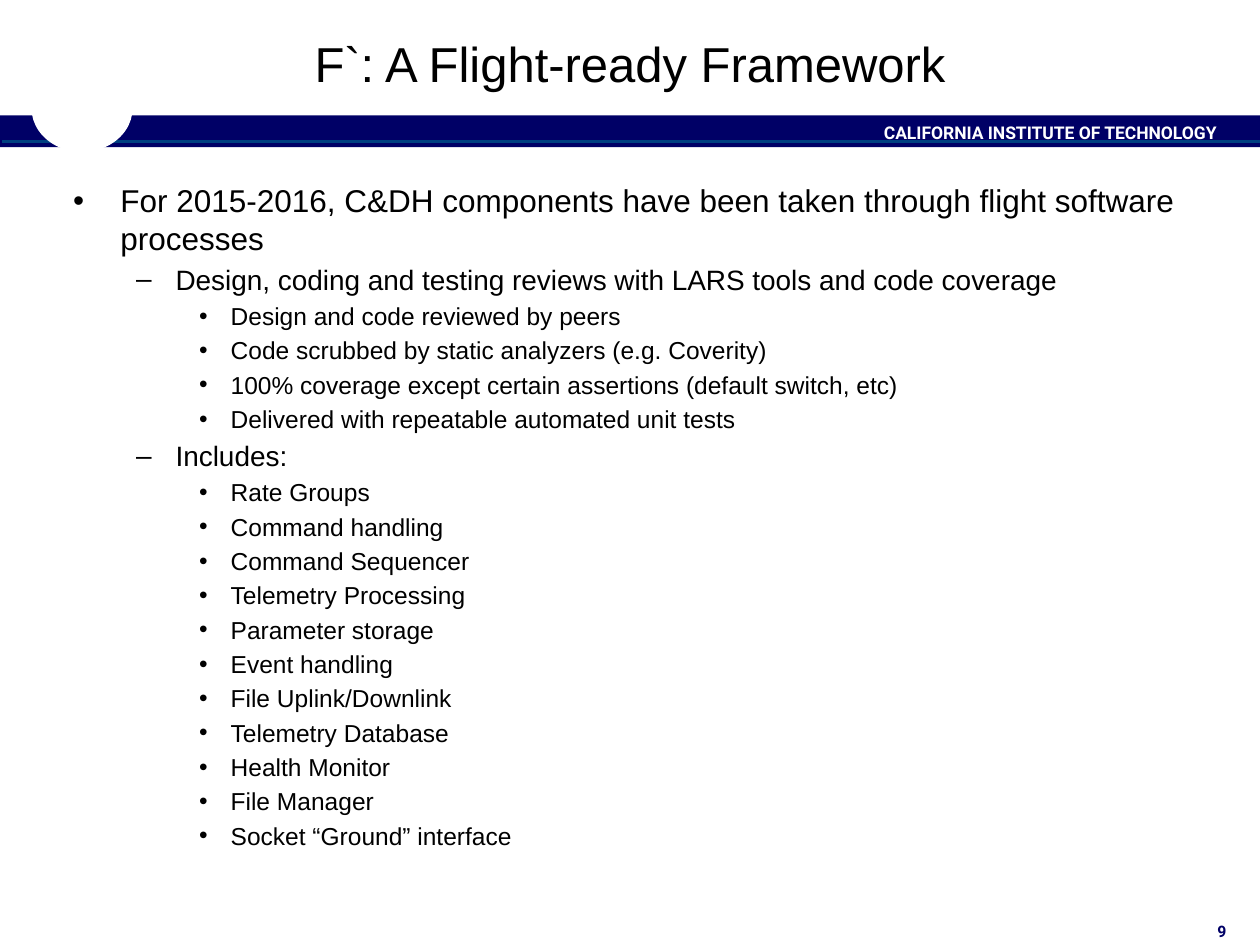
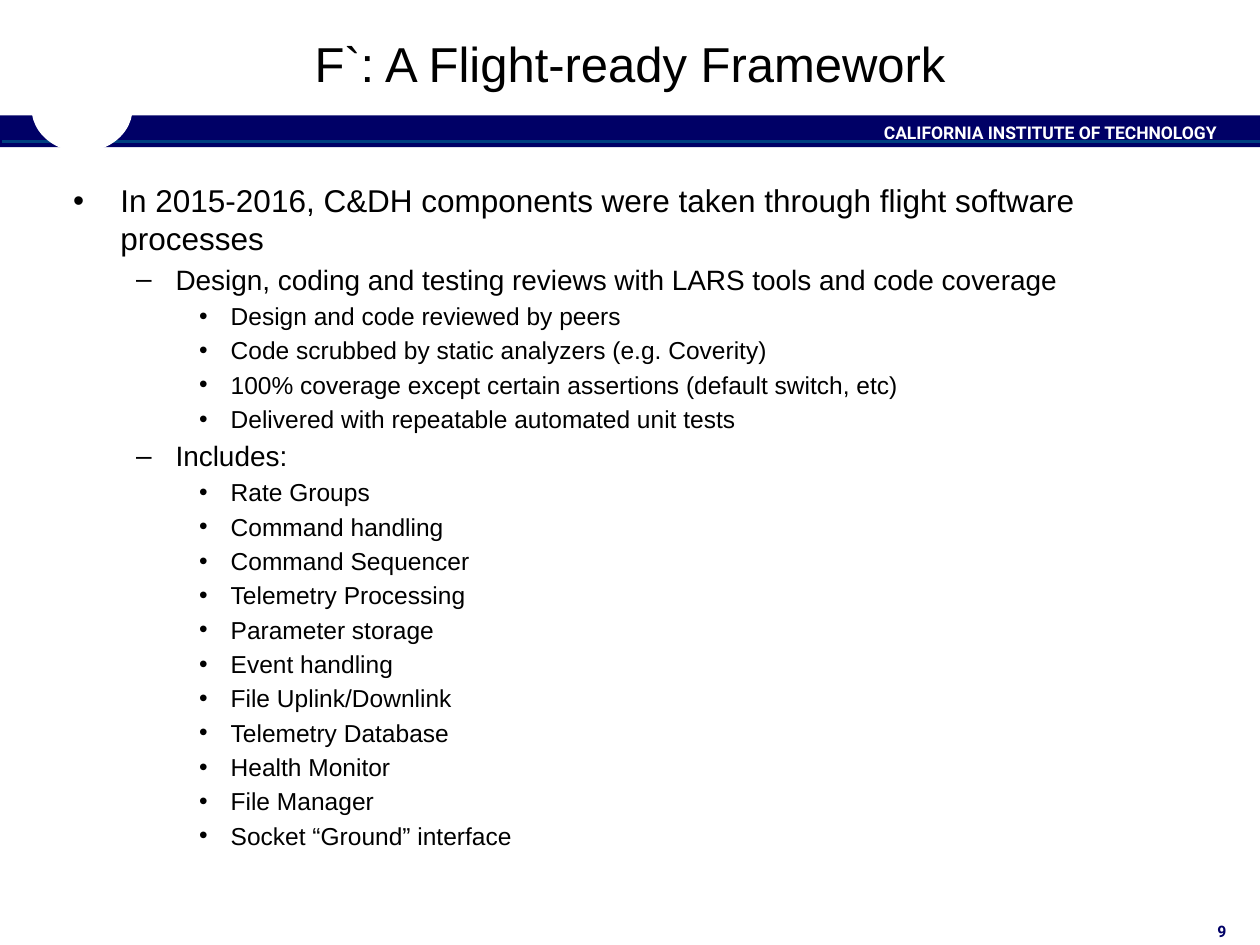
Before and after one commit to christianjeromeilustre/fprime-control, a slide deck: slide 9 of docs/Architecture/FPrimeArchitectureShort.pptx. Drawn at 1260x945 pixels with LibreOffice and Linux fonts; fonts in the diff are those of the drawing; background and template pictures are left out. Boxes give left, top, right and bottom in pixels: in the first picture for what was removed or moved away, otherwise in the second. Text is boxed around its words. In the diff, an @@ line names an element or a change of style, - is before the commit and + after.

Commit message:
Updated with current flight information

```diff
--- a/docs/Architecture/FPrimeArchitectureShort.pptx
+++ b/docs/Architecture/FPrimeArchitectureShort.pptx
@@ text at (x1=120, y1=189, x2=1074, y2=256): text changed @@
-• For 2015-2016, C&DH components have been taken through flight software processes
+• In 2015-2016, C&DH components were taken through flight software processes
```
Also in this commit, not shown: 7 other slides changed, 1 other file.
